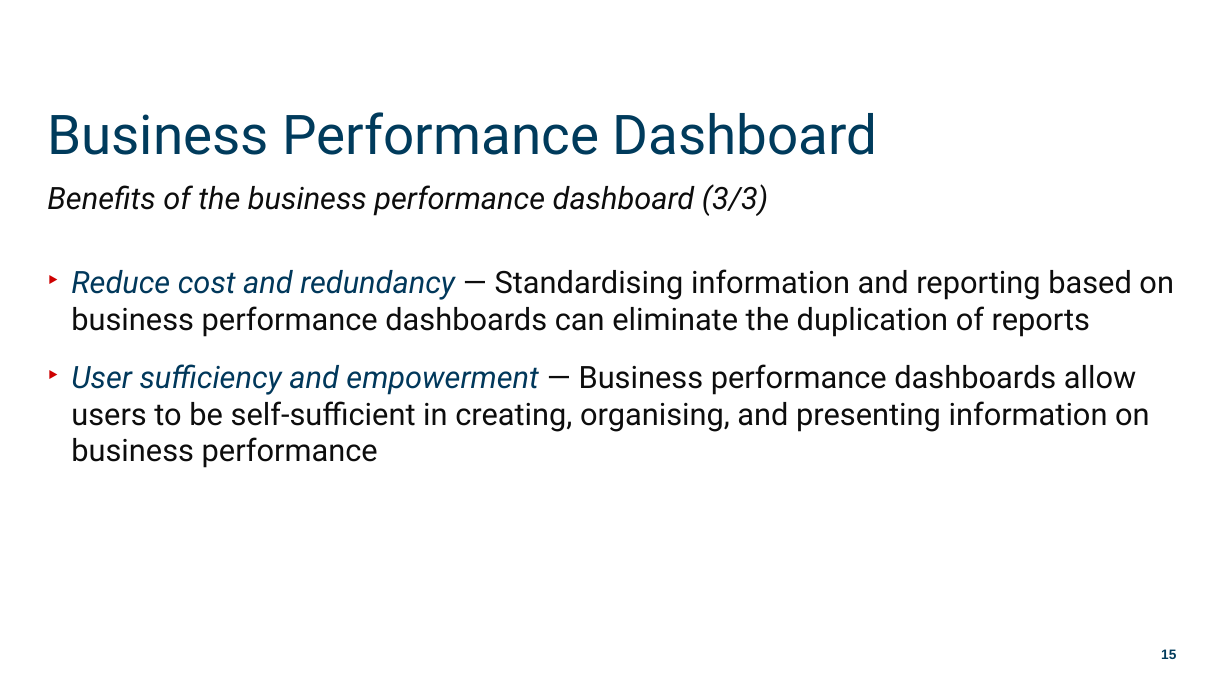
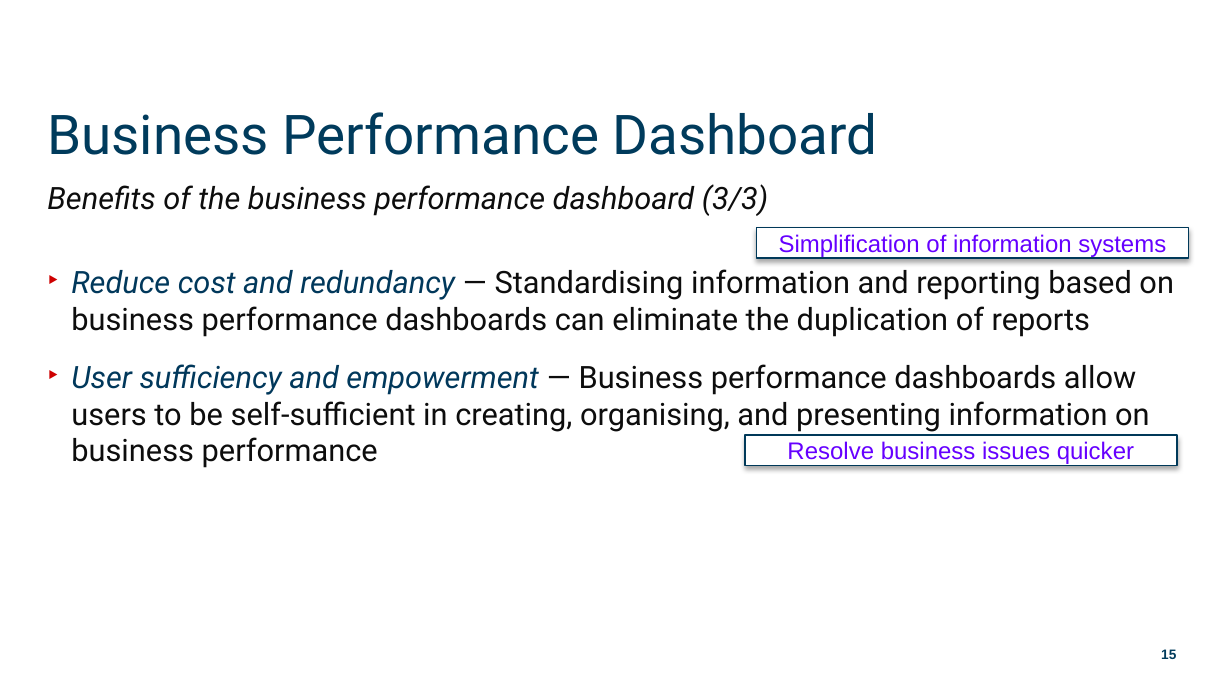
Before and after one commit to munishkumar-gh/munishkumar-gh.github.io, a slide deck: slide 15 of SuSS/ANL201 Study Unit 6_2021 - Lecturer.pptx. Drawn at 1232x693 pixels with LibreOffice and Linux fonts; fonts in the diff are those of the drawing; background and template pictures are left out. Boxes give left, top, right and bottom in pixels: in the first picture for what was removed or moved away, otherwise in the second. Text is boxed around its words. In the diff, an @@ line names an element or a change of style, - is before the commit and + after.

```diff
--- a/SuSS/ANL201 Study Unit 6_2021 - Lecturer.pptx
+++ b/SuSS/ANL201 Study Unit 6_2021 - Lecturer.pptx
@@ rectangle added at (x1=756, y1=228, x2=1189, y2=259), fill #FFFFFF, outline #003A5A 0.75 pt, 14 pt, text #6600FF @@
+Simplification of information systems
@@ rectangle added at (x1=745, y1=435, x2=1178, y2=466), fill #FFFFFF, outline #003A5A 0.75 pt, 14 pt, text #6600FF @@
+Resolve business issues quicker
```
Also in this commit, not shown: 9 other slides changed.
